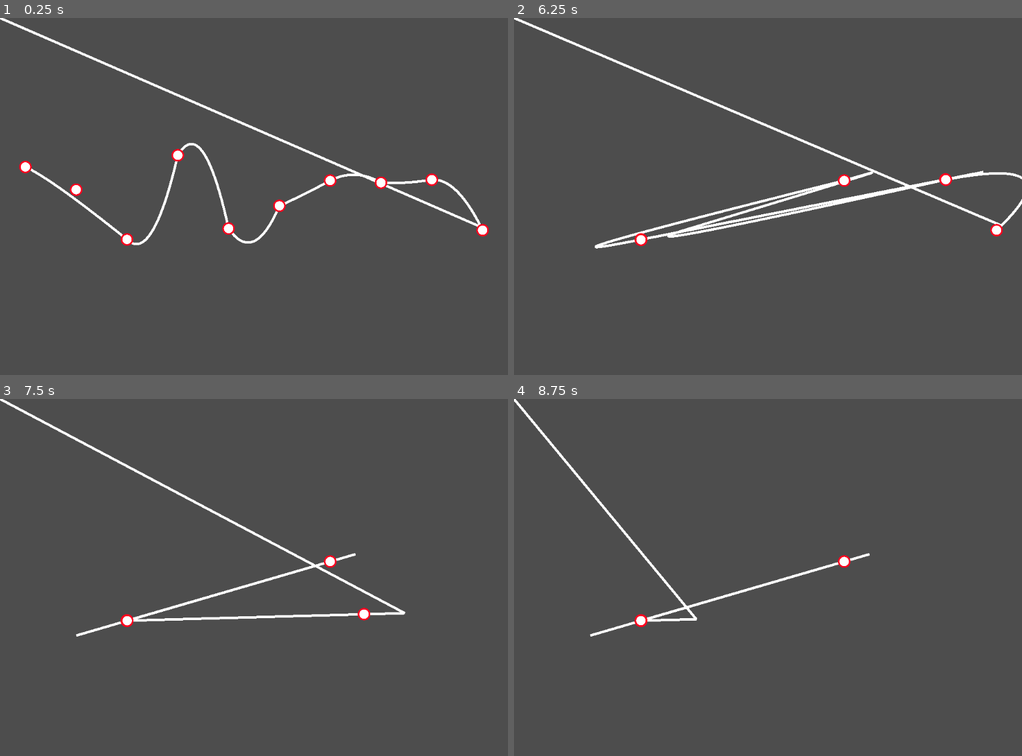
Above: before the commit, frames 1-4 (two rows, left to right).
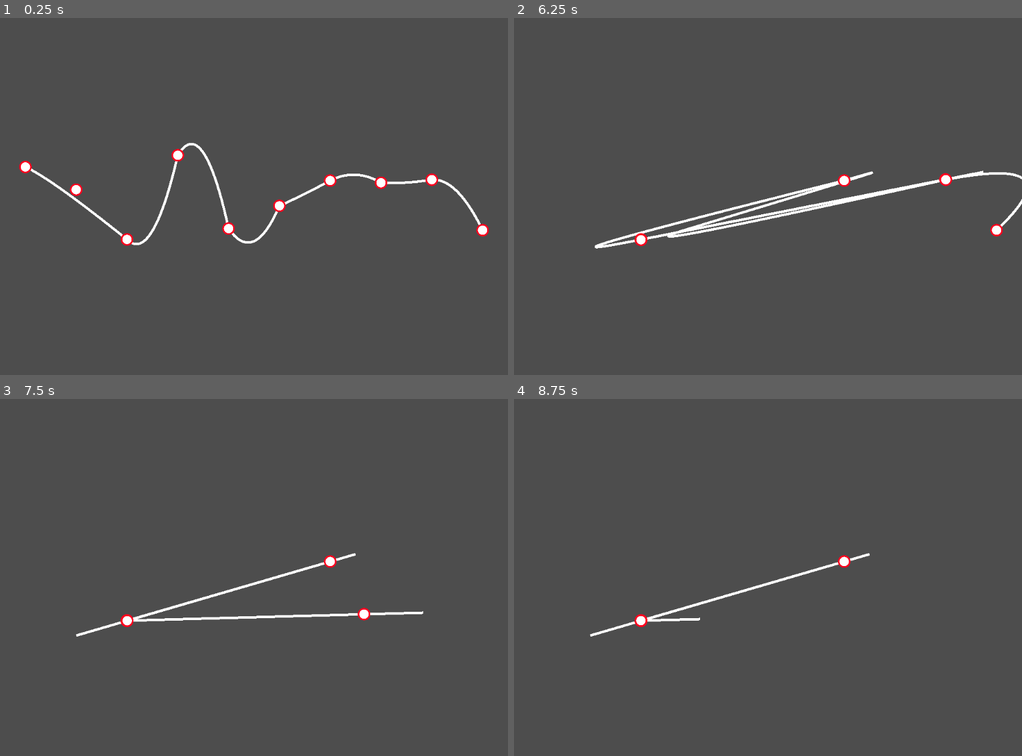
Above: after the commit, the same moments.

Repository: rapfamily4/B-spline-editor
Game: Godot game, scene res://scenes/workbench/workbench.tscn
Two runs of this game, one before a commit and one after it. Both use one fixed random seed, a clock stepped at 60 frames per second and the inputs below.
Inputs (mouse positions are in pixels of both pictures, inside the frame that each line leads up to):
- Up to frame 1 (0.25 s): no input
- Up to frame 2 (6.25 s): tap Enter at 0.5, 2, 3.5 s; drag from (539, 167) to (641, 239) at 0.52 s; tap Space at 1.25, 2.75, 4.25 s; drag from (590, 189) to (691, 153) at 1.27 s; move the mouse to (641, 239) at 2.02 s; click (641, 239) at 2.17 s; drag from (691, 153) to (641, 239) at 2.77 s; drag from (742, 228) to (945, 178) at 3.52 s; drag from (793, 207) to (641, 239) at 4.27 s; move the mouse to (844, 182) at 5.02 s; click (844, 182) at 5.17 s; drag from (895, 182) to (641, 239) at 5.77 s
- Up to frame 3 (7.5 s): drag from (431, 559) to (127, 620) at 6.52 s; drag from (482, 609) to (127, 620) at 7.27 s
- Up to frame 4 (8.75 s): move the mouse to (818, 498) at 8.02 s; click (818, 498) at 8.17 s

The runs differ from the first frame. In frame 1, 0.8% of the frame differs, in the area x 0-95%, y 0-59%; in frame 2, 0.8%, in the area x 0-96%, y 0-59%; in frame 3, 0.7%; in frame 4, 0.5%.

Commit message:
Hacked evaluate_curve to prevent spline's tip to point at (0,0).

Diff:
--- a/scenes/spline/spline.gd
+++ b/scenes/spline/spline.gd
@@ -71,7 +71,7 @@
 	for j: int in range(SPLINE_DEGREE, CONTROL_POINTS_COUNT):
 		if knots[j] <= evaluation_point and evaluation_point < knots[j + 1]:
 			return de_boor_cox(j, SPLINE_DEGREE, evaluation_point)
-	return Vector2.ZERO
+	return control_points_tree.get_child(CONTROL_POINTS_COUNT - 1).position
 
 func aux(control_point: int, degree: int, evaluation_point: float) -> float:
 	if knots[control_point] < knots[control_point + degree]:
